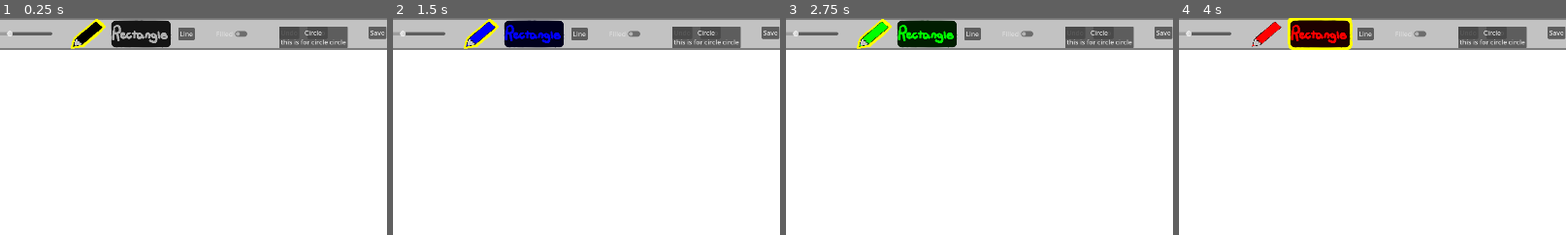
Above: before the commit, frames 1-4 (left to right).
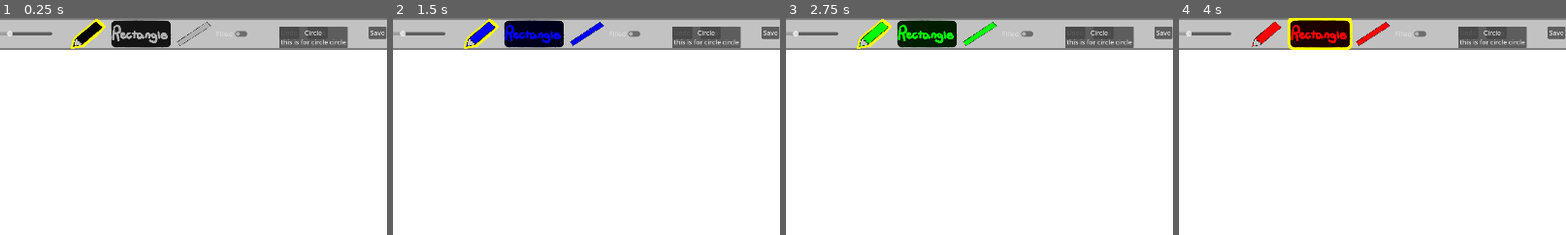
Above: after the commit, the same moments.

Repository: boardshapes/whiteboard
Game: Godot game, scene res://whiteboard.tscn
The game is run twice, just before and just after one commit, with the same random seed, the same clock (stepped at 60 frames per second) and the same inputs.
Inputs (mouse positions are % of the whole screen's width and height, from its top left):
- Up to frame 1 (0.25 s): no input
- Up to frame 2 (1.5 s): click (4, 3) at 0.5 s; click (11, 4) at 1.25 s
- Up to frame 3 (2.75 s): click (17, 3) at 2 s
- Up to frame 4 (4 s): click (24, 3) at 2.75 s; click (58, 4) at 3.5 s
The pictures show only the part of the screen within x 40-90%, y 0-50%; the shares and areas given below are measured in that part.

The runs differ from the first frame. In frame 1, 0.3% of the frame differs, in the area x 45-55%, y 1-13%; in frame 2, 0.4%; in frame 3, 0.4%; in frame 4, 0.4%.

Commit message:
new line button
looks kinda weird but is okay for now

Diff:
--- a/whiteboard/canvas.gd
+++ b/whiteboard/canvas.gd
@@ -205,26 +205,33 @@
 	color = Color.BLACK
 	%Pen.modulate = Color.BLACK
 	%RectButton.modulate = Color.GRAY
+	%Line.modulate = Color.GRAY
+
 
 func _on_white_color_pressed() -> void:
 	color = Color.WHITE
 	%Pen.modulate = Color.WHITE
 	%RectButton.modulate = Color.WHITE
+	%Line.modulate = Color.WHITE
+
 
 func _on_blue_color_pressed() -> void:
 	color = Color.BLUE
 	%Pen.modulate = Color.BLUE
 	%RectButton.modulate = Color.BLUE
+	%Line.modulate = Color.BLUE
 
 func _on_green_color_pressed() -> void:
 	color = Color.GREEN
 	%Pen.modulate = Color.GREEN
 	%RectButton.modulate = Color.GREEN
+	%Line.modulate = Color.GREEN
 
 func _on_red_color_pressed() -> void:
 	color = Color.RED
 	%Pen.modulate = Color.RED
 	%RectButton.modulate = Color.RED
+	%Line.modulate = Color.RED
 
 func _on_clear_button_pressed() -> void:
 	if shift:
@@ -244,6 +251,7 @@
 	mode = 'rect'
 	%GlowPencil.visible = false
 	%GlowRectangle.visible = true
+	%GlowLine.visible =  false
 
 func _on_brush_size_value_changed(value: float) -> void:
 	brush_size = value
@@ -252,9 +260,14 @@
 	mode = 'pen'
 	%GlowPencil.visible = true
 	%GlowRectangle.visible = false
+	%GlowLine.visible =  false
 
 func _on_line_button_pressed() -> void:
 	mode = 'line'
+	%GlowLine.visible =  true
+	%GlowPencil.visible = false
+	%GlowRectangle.visible = false
+
 
 func _on_circle_pressed() -> void:
 	mode = 'circle'
--- a/whiteboard/whiteboard.tscn
+++ b/whiteboard/whiteboard.tscn
@@ -14,6 +14,8 @@
 [ext_resource type="Texture2D" uid="uid://dvhcifwkwgq5n" path="res://buttons/Pencil.png" id="12_0tebn"]
 [ext_resource type="Texture2D" uid="uid://b5r2u8r5b3mlv" path="res://buttons/GlowPencil.png" id="13_w1w2f"]
 [ext_resource type="Texture2D" uid="uid://c4r81hnaakfe" path="res://buttons/GlowRectangle.png" id="14_0jsxr"]
+[ext_resource type="Texture2D" uid="uid://u65w7uvseb6f" path="res://buttons/linetool.png" id="15_2y116"]
+[ext_resource type="Texture2D" uid="uid://cgowk6xwncsci" path="res://buttons/glowline.png" id="16_6tt26"]
 
 [sub_resource type="StyleBoxFlat" id="StyleBoxFlat_0e48y"]
 bg_color = Color(1, 1, 1, 1)
@@ -232,13 +234,24 @@
 scale = Vector2(0.4, 0.4)
 texture = ExtResource("14_0jsxr")
 
-[node name="Line" type="Button" parent="ButtonsViewport/SubViewport/HBoxContainer/ControlSize"]
-layout_mode = 0
-offset_left = 1208.0
-offset_top = 24.0
-offset_right = 1249.0
-offset_bottom = 55.0
-text = "Line"
+[node name="Line" type="TextureButton" parent="ButtonsViewport/SubViewport/HBoxContainer/ControlSize"]
+unique_name_in_owner = true
+modulate = Color(0.6901961, 0.6901961, 0.6901961, 1)
+layout_mode = 0
+offset_left = 1203.0
+offset_top = 8.0
+offset_right = 1646.0
+offset_bottom = 324.0
+scale = Vector2(0.2, 0.2)
+texture_normal = ExtResource("15_2y116")
+
+[node name="GlowLine" type="Sprite2D" parent="ButtonsViewport/SubViewport/HBoxContainer/ControlSize"]
+unique_name_in_owner = true
+visible = false
+show_behind_parent = true
+position = Vector2(1247, 39)
+scale = Vector2(0.2, 0.2)
+texture = ExtResource("16_6tt26")
 
 [node name="filled" type="CheckButton" parent="ButtonsViewport/SubViewport/HBoxContainer/ControlSize"]
 layout_mode = 0
Binary file added: whiteboard/buttons/glowline.png
Not shown, added: whiteboard/buttons/glowline.png.import
Binary file added: whiteboard/buttons/linetool.png
Not shown, added: whiteboard/buttons/linetool.png.import
Not shown: 2 places in whiteboard/whiteboard.tscn that only renumber resources
